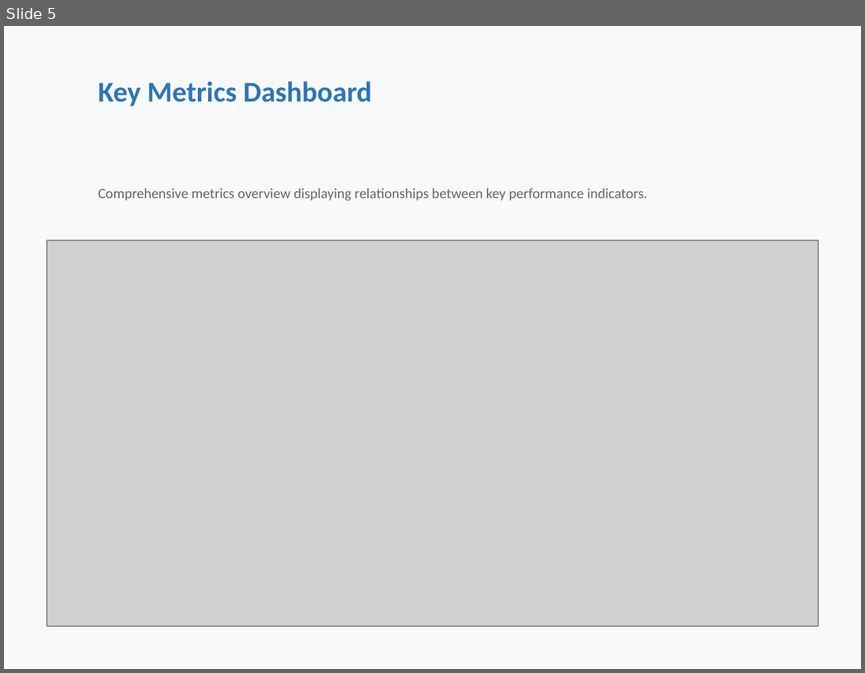
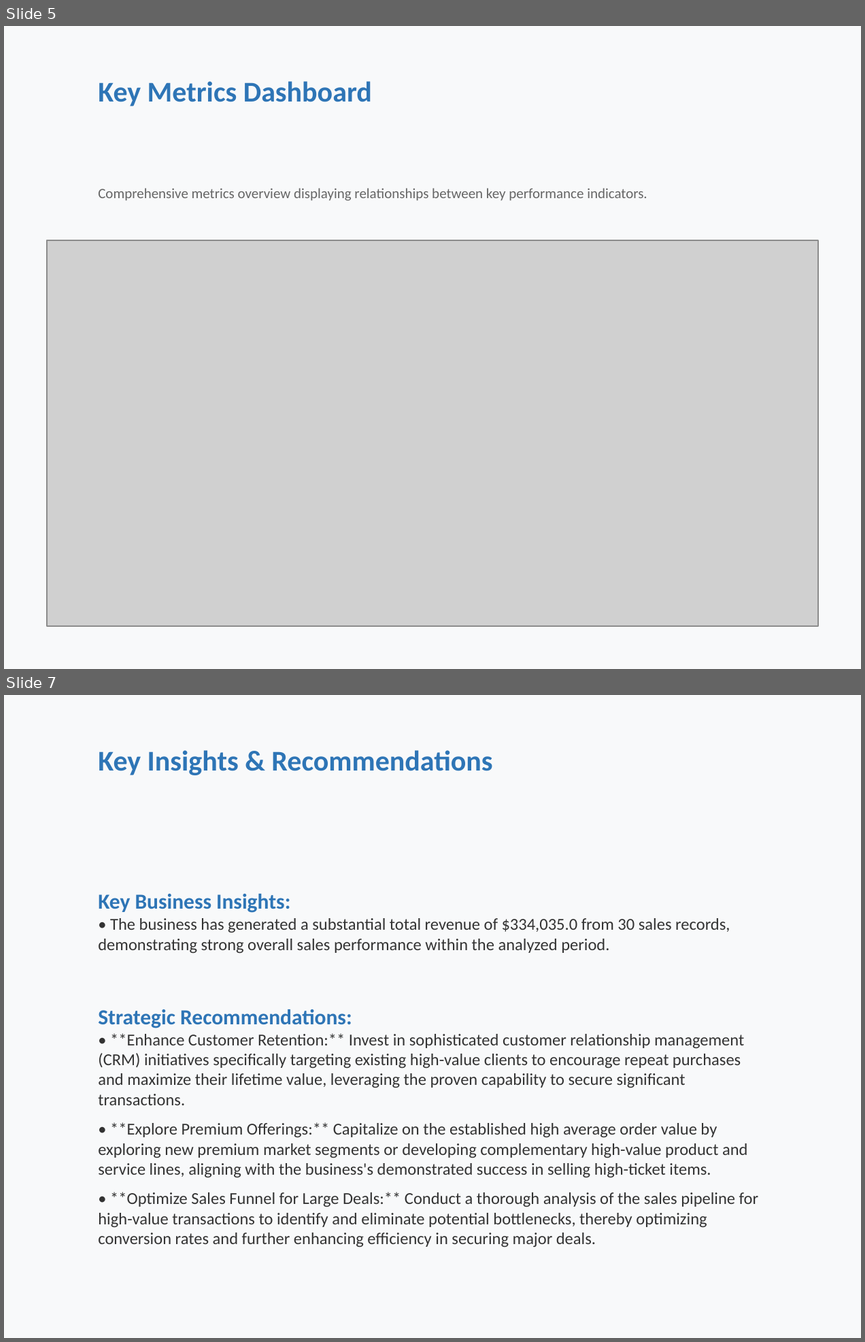
Before and after one commit to Hemanth94780/GTHackathon, a slide deck: output/automated_report.pptx. Shown one above the other, each under a label of ours: slide 5 before the commit, slides 5 and 7 after it; the slides between them are not shown. The pictures are 865x673 and 865x1342 pixels, drawn with LibreOffice and Linux fonts; fonts in the diff are those of the drawing; grey boxes stand for pictures. Boxes give left, top, right and bottom in pixels: in the first picture for what was removed or moved away, otherwise in the second. Text is boxed around its words. In the diff, an @@ line names an element or a change of style, - is before the commit and + after.

Commit message:
ai integrated analysis

```diff
--- a/output/automated_report.pptx
+++ b/output/automated_report.pptx
@@ slide 7 added at (x1=4, y1=695, x2=861, y2=1338), background #F8F9FA @@
@@ text added at (x1=98, y1=750, x2=492, y2=775), 24 pt, text #2E75B6, bold @@
+Key Insights & Recommendations
@@ text added at (x1=98, y1=894, x2=758, y2=1246), 14 pt, text #333333 @@
+Key Business Insights:
+• The business has generated a substantial total revenue of $334,035.0 from 30 sales records, demonstrating strong overall sales performance within the analyzed period.
+Strategic Recommendations:
+• **Enhance Customer Retention:** Invest in sophisticated customer relationship management (CRM) initiatives specifically targeting existing high-value clients to encourage repeat purchases and maximize their lifetime value, leveraging the proven capability to secure significant transactions.
+• **Explore Premium Offerings:** Capitalize on the established high average order value by exploring new premium market segments or developing complementary high-value product and service lines, aligning with the business's demonstrated success in selling high-ticket items.
+• **Optimize Sales Funnel for Large Deals:** Conduct a thorough analysis of the sales pipeline for high-value transactions to identify and eliminate potential bottlenecks, thereby optimizing conversion rates and further enhancing efficiency in securing major deals.
```
Also in this commit, not shown: 2 slides changed, 3 other slides added, 3 slides removed, 32 other files.
